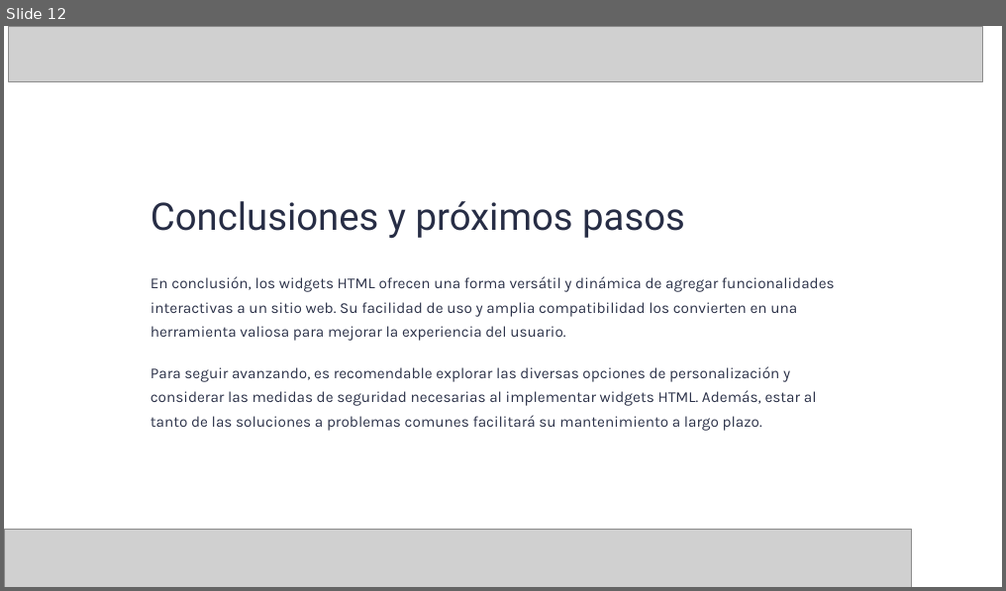
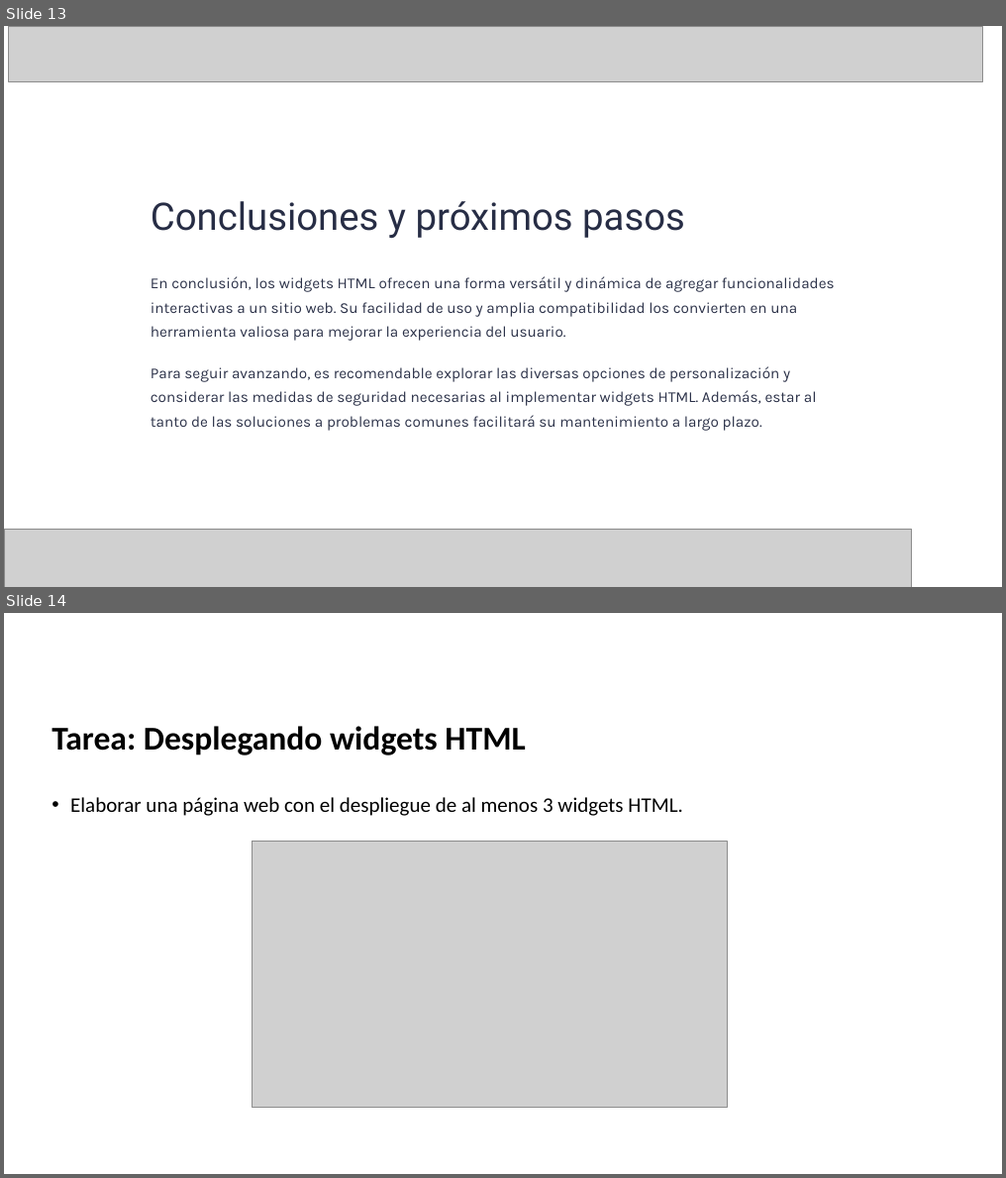
Before and after one commit to dcevallossalas/ITQ, a slide deck: Programación web/PW_Sesion8.pptx. Shown one above the other, each under a label of ours: slide 12 before the commit, slides 13 and 14 after it. The pictures are 1006x591 and 1006x1178 pixels, drawn with LibreOffice and Linux fonts; fonts in the diff are those of the drawing; grey boxes stand for pictures; background and template pictures are left out. Boxes give left, top, right and bottom in pixels: in the first picture for what was removed or moved away, otherwise in the second. Text is boxed around its words. In the diff, an @@ line names an element or a change of style, - is before the commit and + after.

```diff
--- a/Programación web/PW_Sesion8.pptx
+++ b/Programación web/PW_Sesion8.pptx
@@ slide 14 added at [4, 613, 1002, 1174], background picture (left out) @@
@@ title added at [52, 726, 525, 756], 32 pt, text #000000, bold @@
+Tarea: Desplegando widgets HTML
@@ text added at [70, 797, 682, 816], 20 pt, text #000000 @@
+• Elaborar una página web con el despliegue de al menos 3 widgets HTML.
@@ picture added at [252, 841, 727, 1108] @@
@@ what was slide 12 is now slide 13 @@
```
Also in this commit, not shown: 1 slide changed, 1 other slide added, 16 other files.
